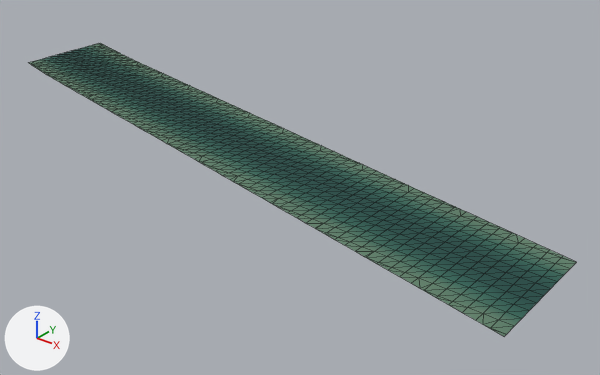
The glTF model games/yorimichi/assets/belmonte/meshes/SM_BM_BC_Water_6.glb as it was, and as the next commit left it.
One viewpoint serves both versions: a 50 mm lens placed at (1341.0, -462.0, 76.0), pointed at (1177.0, -256.0, -52.0). The lights are fixed; the arrows at lower left show +X, +Y and +Z. The first picture is the older version. Mesh edges are drawn as thin lines.

In view in the first picture: 'SM_BM_BC_Water_6'.
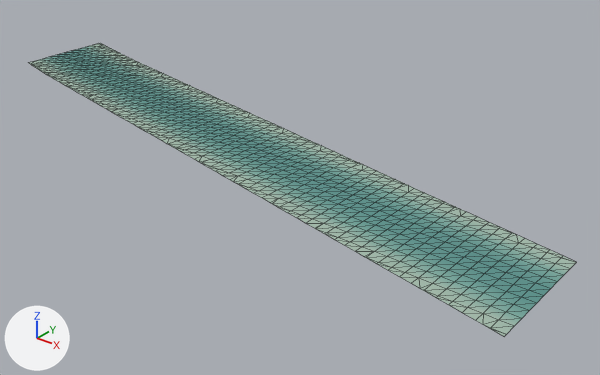
Scene script edits in JSON lines:
```json
{"block": "me_sm_bc_water_6", "where": "me_sm_bc_water_6.from_pydata(...)  # 819 vertices, 1458 faces; spans x 1024.0..1280.0, y -313.0..-219.0, z -36.0..-35.0"}
{"block": "me_sm_bc_water_6", "where": "# used by ob_sm_bm_bc_water_6; location = (0.0, 0.0, 0.0)"}
{"block": "me_sm_bc_water_6", "change": "me_sm_bc_water_6 part 1: 671 faces centred in x 1026.0..1279.0, y -302.0..-229.0, z -36.0..-35.0 are repainted in the vertex colours; the middle colour goes from dark cyan #1b4c46 to cyan #5c948f"}
{"block": "me_sm_bc_water_6", "change": "me_sm_bc_water_6 part 2: 460 faces centred in x 1025.0..1279.0, y -312.0..-219.0, z -36.0..-35.0 are repainted in the vertex colours; the middle colour goes from greyish green #60806a to grey #a5bcad"}
{"block": "me_sm_bc_water_6", "change": "me_sm_bc_water_6 part 3: 327 faces centred in x 1026.0..1279.0, y -306.0..-225.0, z -36.0..-35.0 are repainted in the vertex colours; the middle colour goes from dark green #3d6d5d to greyish green #86afa3"}
```

Location of each change, (x1, y1, x2, y2) in pixels of the pictures (600 x 375 px):
```json
{"part": 1, "of": "me_sm_bc_water_6", "change": "recoloured", "before": [44, 47, 564, 318], "after": [44, 47, 564, 318]}
{"part": 2, "of": "me_sm_bc_water_6", "change": "recoloured", "before": [29, 43, 576, 336], "after": [29, 43, 576, 336]}
{"part": 3, "of": "me_sm_bc_water_6", "change": "recoloured", "before": [37, 45, 569, 326], "after": [37, 45, 569, 326]}
```
